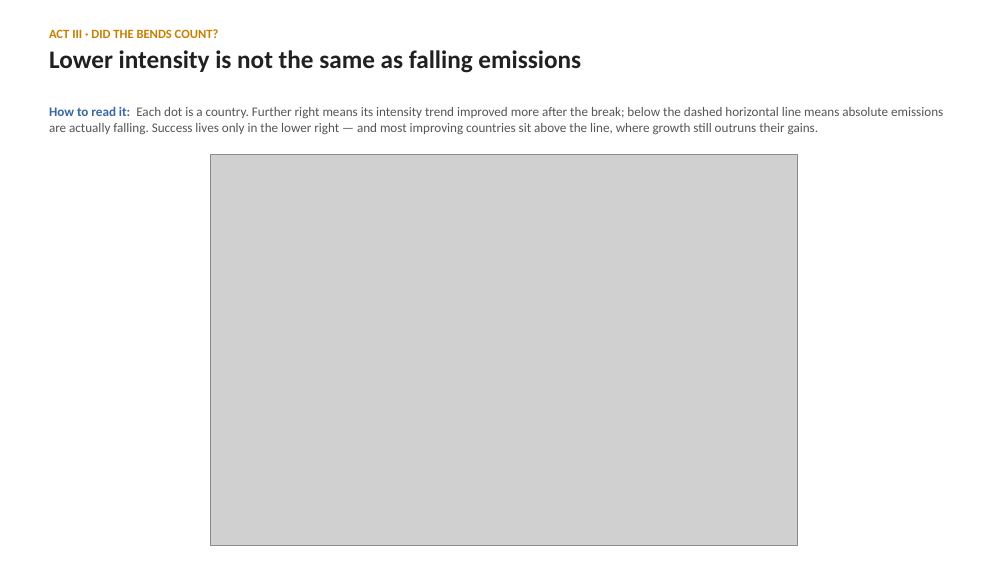
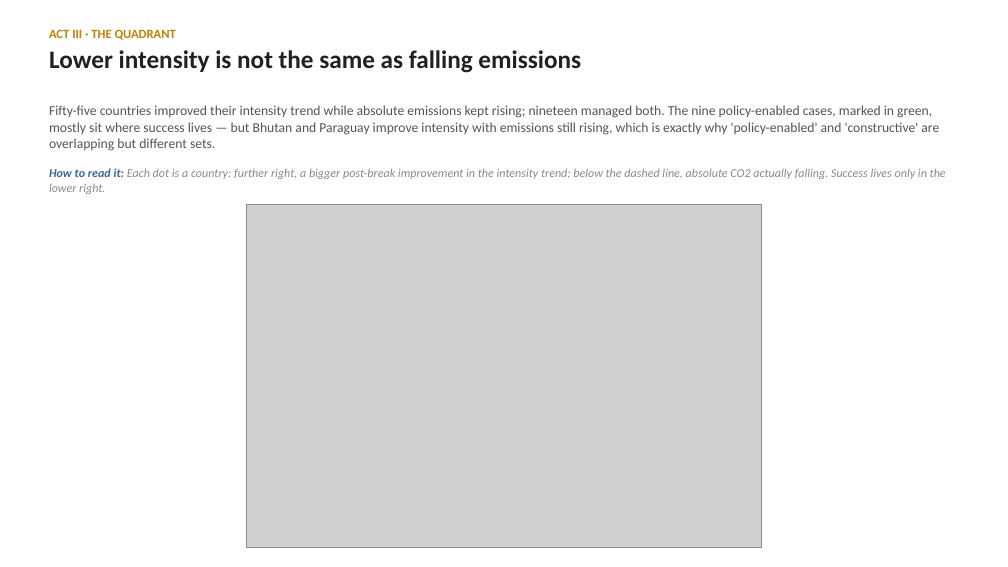
Before and after one commit to cwejnert/HDI-Happiness, a slide deck: slide 18 of carbon_breakpoints_takeaway_figures/what_bends_the_curve_final.pptx (slide 15 before the commit). Drawn at 1008x567 pixels with LibreOffice and Linux fonts; fonts in the diff are those of the drawing; grey boxes stand for pictures. Boxes give left, top, right and bottom in pixels: in the first picture for what was removed or moved away, otherwise in the second. Text is boxed around its words. In the diff, an @@ line names an element or a change of style, - is before the commit and + after.

```diff
--- a/carbon_breakpoints_takeaway_figures/what_bends_the_curve_final.pptx
+++ b/carbon_breakpoints_takeaway_figures/what_bends_the_curve_final.pptx
@@ text at [49,29,176,40]: text changed @@
-ACT III · DID THE BENDS COUNT?
+ACT III · THE QUADRANT
@@ text added at [49,105,939,151], 13 pt, text #555555 @@
+Fifty-five countries improved their intensity trend while absolute emissions kept rising; nineteen managed both. The nine policy-enabled cases, marked in green, mostly sit where success lives — but Bhutan and Paraguay improve intensity with emissions still rising, which is exactly why 'policy-enabled' and 'constructive' are overlapping but different sets.
@@ text at [49,168,946,194]: text changed; size 12.5 to 11.5 pt; text colour #555555 to #8A8A8A; italic on @@
-How to read it: Each dot is a country. Further right means its intensity trend improved more after the break; below the dashed horizontal line means absolute emissions are actually falling. Success lives only in the lower right — and most improving countries sit above the line, where growth still outruns their gains.
+How to read it: Each dot is a country: further right, a bigger post-break improvement in the intensity trend; below the dashed line, absolute CO2 actually falling. Success lives only in the lower right.
@@ picture: place and size @@
-picture at [210,154,798,546]
+picture at [247,204,761,547]
```
Also in this commit, not shown: 13 other slides changed, 13 slides added, 8 slides removed, 2 other files.
